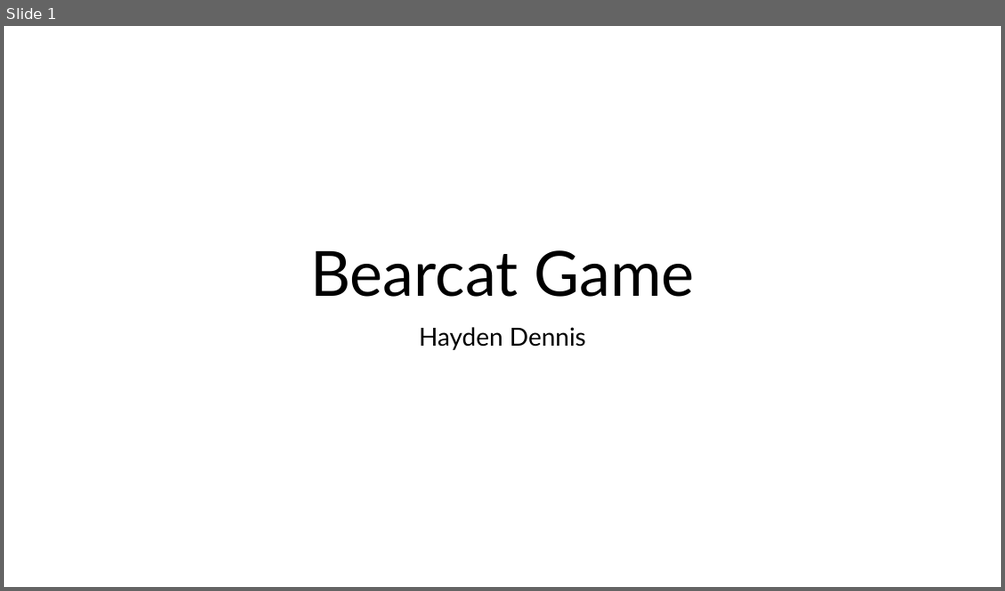
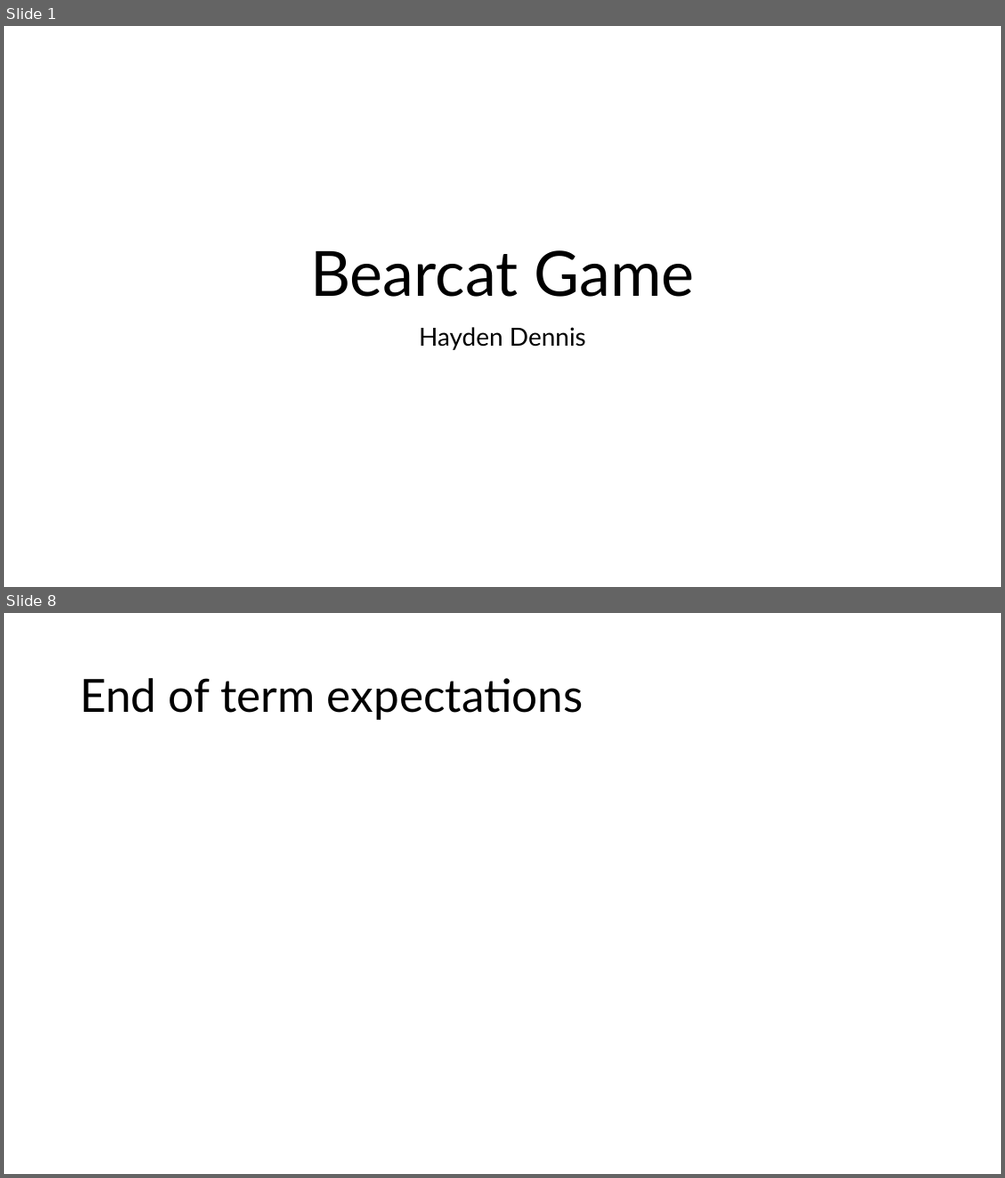
Before and after one commit to HDTHREE/bintrong_game, a slide deck: design_presentation.pptx. Shown one above the other, each under a label of ours: slide 1 before the commit, slides 1 and 8 after it; the slides between them are not shown. The pictures are 1005x591 and 1005x1178 pixels, drawn with LibreOffice and Linux fonts; fonts in the diff are those of the drawing. Boxes give left, top, right and bottom in pixels: in the first picture for what was removed or moved away, otherwise in the second. Text is boxed around its words. In the diff, an @@ line names an element or a change of style, - is before the commit and + after.

```diff
--- a/design_presentation.pptx
+++ b/design_presentation.pptx
@@ slide 8 added at [4, 613, 1001, 1174], background #FFFFFF @@
@@ title added at [80, 678, 583, 720], 44 pt, text #000000 @@
+End of term expectations
```
Also in this commit, not shown: 1 slide changed, 5 other slides added, 1 slide removed, 9 other files.
